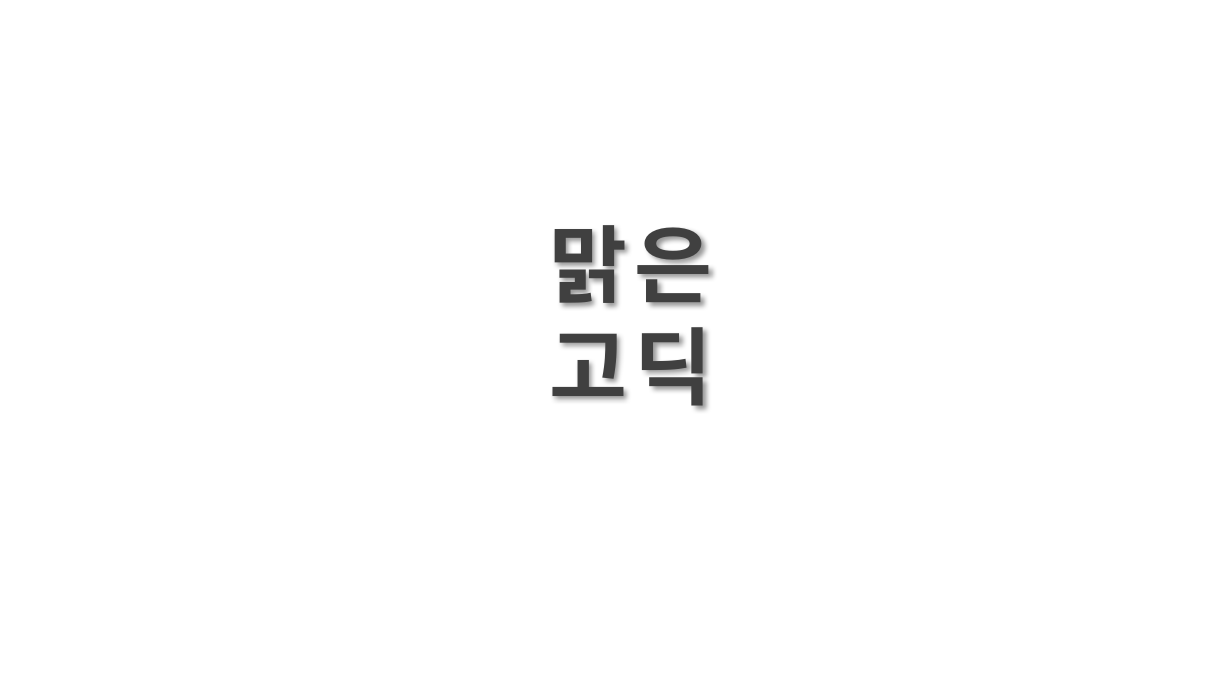
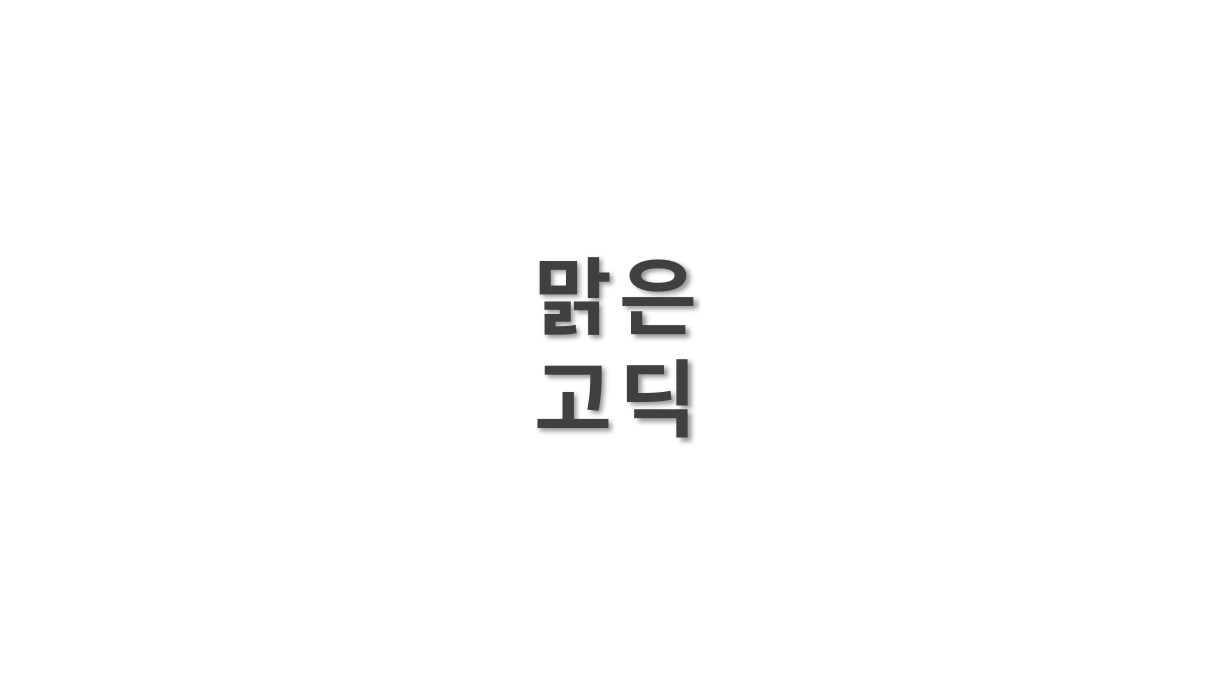
Before and after one commit to quki/PREZENTAINER, a slide deck: slide 1 of 스토리보드.pptx. Drawn at 1232x693 pixels with LibreOffice and Linux fonts; fonts in the diff are those of the drawing. Boxes give left, top, right and bottom in pixels: in the first picture for what was removed or moved away, otherwise in the second. Text is boxed around its words. In the diff, an @@ line names an element or a change of style, - is before the commit and + after.

```diff
--- a/스토리보드.pptx
+++ b/스토리보드.pptx
@@ text "맑은": place and size @@
-text "맑은" at (549, 225, 712, 410)
+text "맑은" at (534, 257, 697, 442)
```
Also in this commit, not shown: 5 other slides changed, 1 slide removed, 43 other files.
